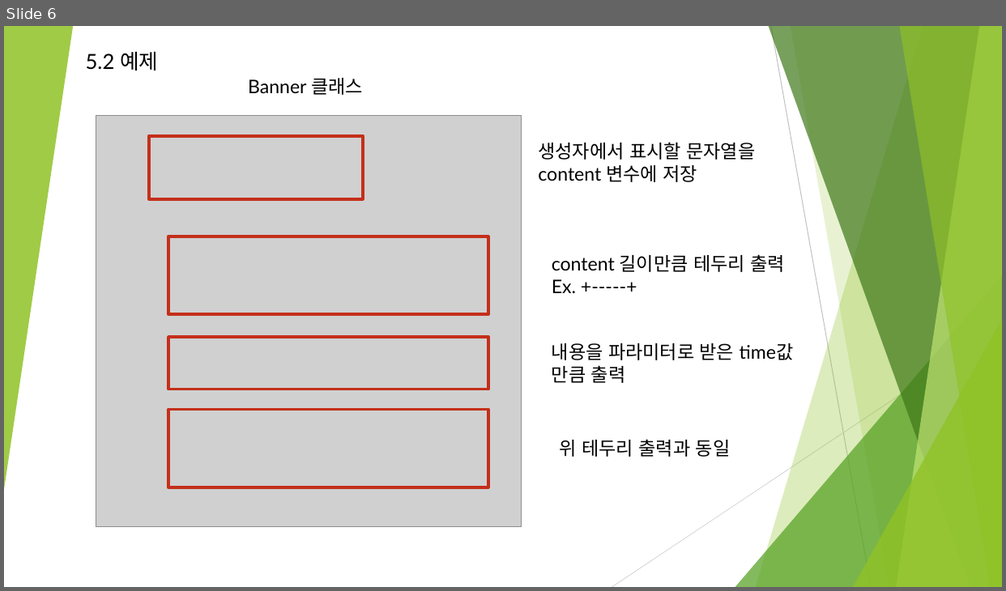
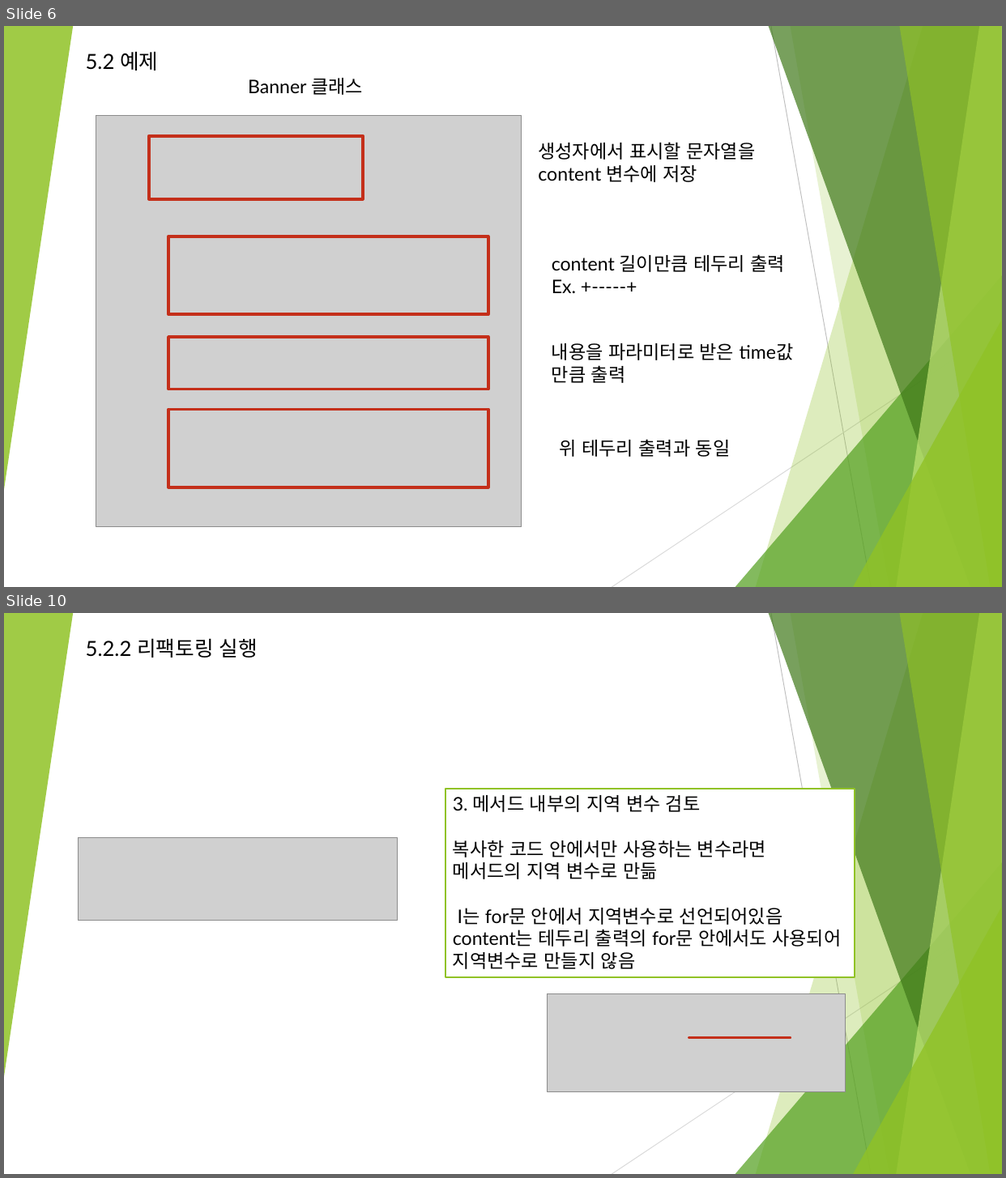
Before and after one commit to kim-seungmin/refactoringStudy, a slide deck: 리펙토링.pptx. Shown one above the other, each under a label of ours: slide 6 before the commit, slides 6 and 10 after it; the slides between them are not shown. The pictures are 1006x591 and 1006x1178 pixels, drawn with LibreOffice and Linux fonts; fonts in the diff are those of the drawing; grey boxes stand for pictures. Boxes give left, top, right and bottom in pixels: in the first picture for what was removed or moved away, otherwise in the second. Text is boxed around its words. In the diff, an @@ line names an element or a change of style, - is before the commit and + after.

```diff
--- a/리펙토링.pptx
+++ b/리펙토링.pptx
@@ slide 10 added at (4, 613, 1002, 1174), background #FFFFFF; not listed: 10 template elements that a slide beside it also shows @@
@@ text added at (86, 638, 258, 658), 20 pt, text #000000 @@
+5.2.2 리팩토링 실행
@@ rectangle added at (445, 789, 855, 977), fill #FFFFFF, outline #90C226 1.5 pt, 18 pt, text #000000 @@
+3. 메서드 내부의 지역 변수 검토
+복사한 코드 안에서만 사용하는 변수라면
+메서드의 지역 변수로 만듦
+I는 for문 안에서 지역변수로 선언되어있음
+content는 테두리 출력의 for문 안에서도 사용되어 지역변수로 만들지 않음
@@ picture added at (78, 838, 397, 921) @@
@@ picture added at (548, 994, 846, 1093) @@
@@ line added from (690, 1038) to (790, 1038), #C42F1A 3 pt @@
```
Also in this commit, not shown: 6 slides changed, 15 other slides added, 4 slides removed.
